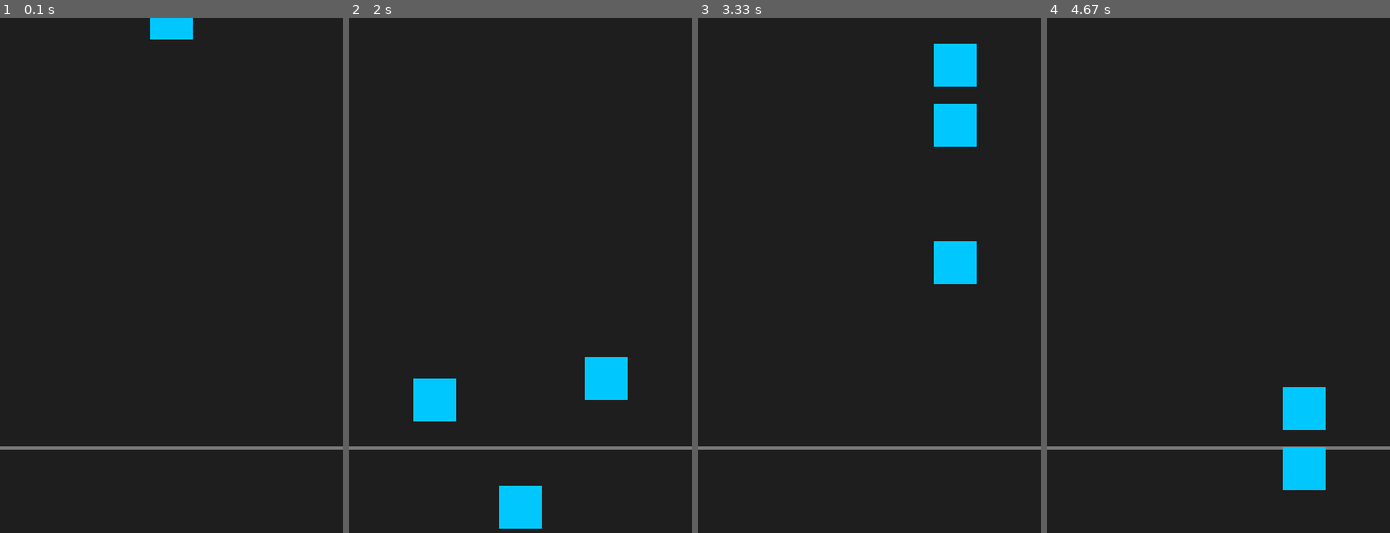
Above: before the commit, frames 1-4 (left to right).
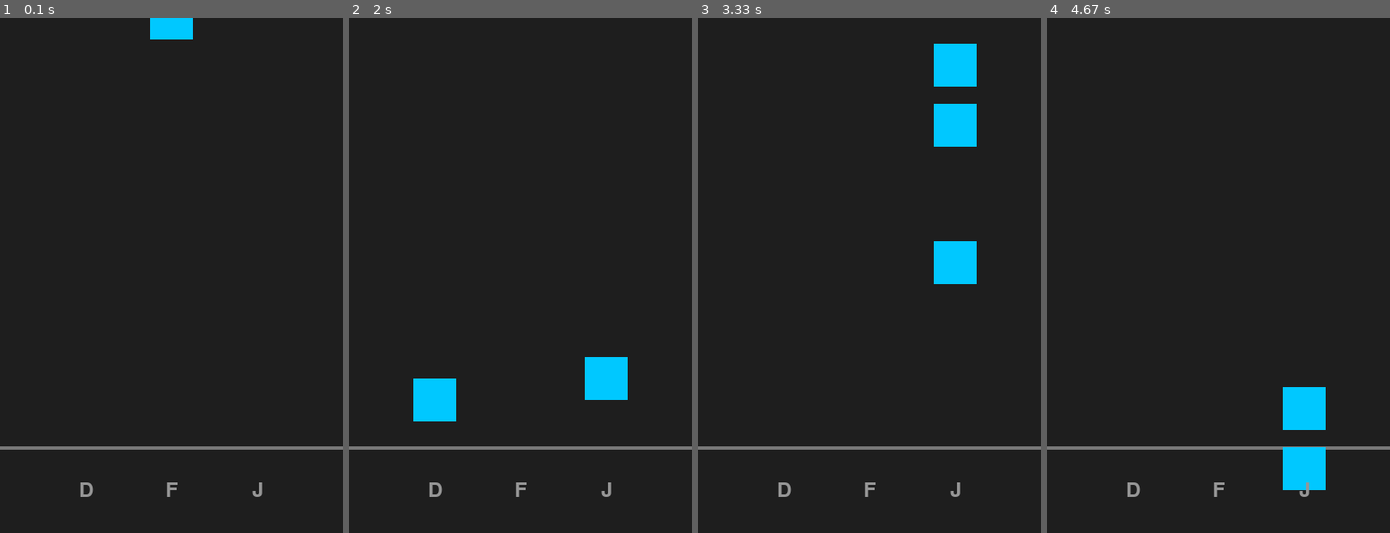
Above: after the commit, the same moments.

Repository: HenryYannis/xiaobao-pygame
Game: pygame game, started from 03-节奏方块/节奏方块_第3节课_多轨随机生成.py
Same seed, same stepped clock (60 frames per second), same inputs: the game is played once before the commit and once after it.
Inputs:
- Up to frame 1 (0.1 s): no input
- Up to frame 2 (2 s): tap D at 0.33 s; tap F at 1.67 s
- Up to frame 3 (3.33 s): no input
- Up to frame 4 (4.67 s): no input

The runs differ from the first frame. In frame 1, 0.2% of the frame differs, in the area x 23-77%, y 90-93%; in frame 2, 1.2%, in the area x 23-77%, y 90-100%; in frame 3, 0.2%; in frame 4, 0.2%.

Commit message:
节奏方块：三条轨道各配一个按键(D/F/J)，终课加入漏接结束与空格重开

Diff:
--- a/03-节奏方块/节奏方块_第3节课_多轨随机生成.py
+++ b/03-节奏方块/节奏方块_第3节课_多轨随机生成.py
@@ -4,36 +4,43 @@
 窗口 = pygame.display.set_mode((400, 600))
 pygame.display.set_caption("Rhythm Block - Lesson 3")
 时钟 = pygame.time.Clock()
+字体 = pygame.font.Font(None, 36)                     # 新增变量：纯内置默认字体(是什么)，用来在轨道下方显示按键字母(为什么)，字号36(怎么用)
 
 方块列表 = []                                          # 活动节奏方块列表[[x, y], ...]
 轨道列表 = [75, 175, 275]                             # 新增变量：三条下落轨道的固定横坐标(方块宽度50)
+按键轨道 = {pygame.K_d: 0, pygame.K_f: 1, pygame.K_j: 2}  # 新增变量：字典把按键对应到轨道序号，D左、F中、J右
 运行中 = True
 
 while 运行中:
     for 事件 in pygame.event.get():
         if 事件.type == pygame.QUIT:
             运行中 = False
-        if 事件.type == pygame.KEYDOWN and 事件.key == pygame.K_SPACE:
-            for 索引 in range(len(方块列表) - 1, -1, -1):
+        if 事件.type == pygame.KEYDOWN and 事件.key in 按键轨道:  # 新增代码：按下 D/F/J 中的一个键才触发打击
+            轨道x = 轨道列表[按键轨道[事件.key]]      # 新增代码：查字典得到这个键负责的那条轨道的横坐标
+            for 索引 in range(len(方块列表) - 1, -1, -1):  # 倒序遍历方块
                 方块 = 方块列表[索引]
-                if abs(方块[1] + 25 - 500) <= 35:
-                    方块列表.pop(索引)
+                if 方块[0] == 轨道x and abs(方块[1] + 25 - 500) <= 35:  # 新增代码：必须是同一条轨道，且方块中心离判定线35像素内
+                    方块列表.pop(索引)                # 命中并移除方块
                     break
 
     if random.random() < 0.025:                        # 新增代码：随机选择三条轨道之一生成下落方块
         方块列表.append([random.choice(轨道列表), -50])
 
-    for 索引 in range(len(方块列表) - 1, -1, -1):
-        方块列表[索引][1] += 5
+    for 索引 in range(len(方块列表) - 1, -1, -1):     # 倒序遍历方块下落移动
+        方块列表[索引][1] += 5                        # 垂直下落位移
 
-        if 方块列表[索引][1] > 600:
+        if 方块列表[索引][1] > 600:                   # 掉落销毁：方块穿过判定线掉出底部
             方块列表.pop(索引)
 
     窗口.fill((30, 30, 30))                           # 暗灰黑色背景全屏填充
     pygame.draw.line(窗口, (120, 120, 120), (0, 500), (400, 500), 4)  # 绘制位于y=500高度的灰色节奏判定横线
 
-    for 方块 in 方块列表:
+    for 方块 in 方块列表:                             # 绘制所有下落的蓝色霓虹方块
         pygame.draw.rect(窗口, (0, 200, 255), (方块[0], 方块[1], 50, 50))
+
+    for 字母, 轨道x in zip("DFJ", 轨道列表):          # 新增代码：zip把字母和轨道横坐标一一配对
+        字母画面 = 字体.render(字母, True, (150, 150, 150))
+        窗口.blit(字母画面, 字母画面.get_rect(center=(轨道x + 25, 550)))  # 新增代码：字母居中显示在每条轨道正下方
 
     pygame.display.flip()                              # 双缓冲刷新：将新绘制的画面一次性呈现到屏幕
     时钟.tick(60)                                      # 锁定帧率：稳定每秒60帧流畅运行
